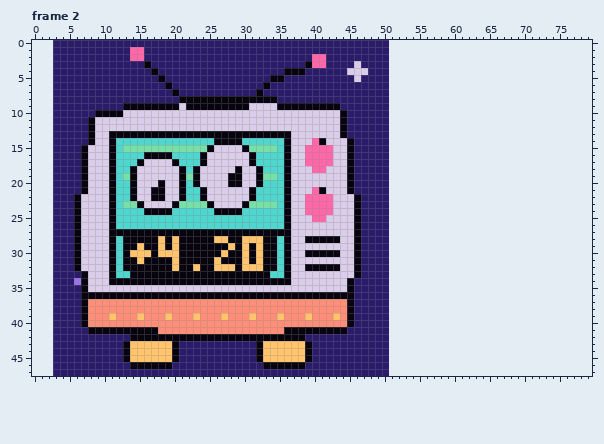
A pixel-art file gets an edit: art/office/faces/riffbot.aseprite. Above: the version before the commit.
48x48 pixels, 10 frames. Shown: frame 2. The old version is drawn lined up with the new one, on the new canvas. The commit also changed other frames, which this record leaves out.
New version:
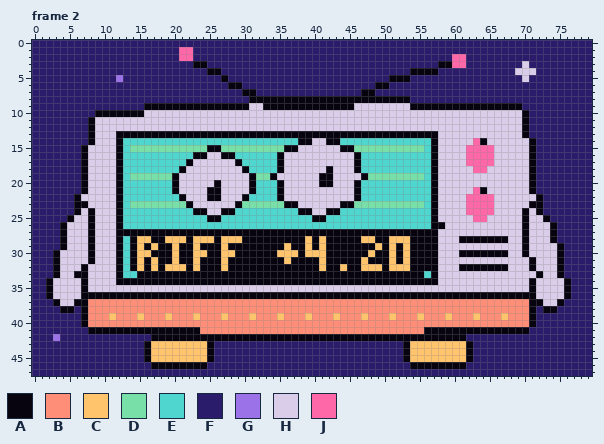
Palette (. is transparent): A #07040f  B #ff8e78  C #ffc46c  D #79dfa8  E #4fd6cf  F #2a1b6b  G #9b72e8  H #d9cde9  J #ff68a8
Diff:
canvas 48x48 -> 80x48, the old top-left corner now at 3,0
Changed rows in their new state; - is an unchanged pixel.
Frame 2:
first column x 0:
 0 FFF------------------------------------------------FFFFFFFFFFFFFFFFFFFFFFFFFFFFF
 1 FFF-----------FF-----JJ----------------------------FFFFFFFFFFFFFFFFFFFFFFFFFFFFF
 2 FFF-----------FF-----JJ-----------------FF---------FFFFFFFFFJJFFFFFFFFFFFFFFFFFF
 3 FFF-------------F------AA--------------FFF----F----FFFFFFFAAJJFFFFFFFFHFFFFFFFFF
 4 FFF--------------F-------AA---------FFF------FFF---FFFAAAAFFFFFFFFFFFHHHFFFFFFFF
 5 FFF---------G-----F--------A------FF----------F----AAAFFFFFFFFFFFFFFFFHFFFFFFFFF
 6 FFF----------------F--------AA---F---------------AAFFFFFFFFFFFFFFFFFFFFFFFFFFFFF
 7 FFF-----------------F---------AAF--------------AA--FFFFFFFFFFFFFFFFFFFFFFFFFFFFF
 8 FFF------------------FFFFFFFFFF----AAAAAAAAAAAAAAAAAAAFFFFFFFFFFFFFFFFFFFFFFFFFF
 9 FFF----------FFF-----A-----------AA---------AAHHHHHHHHAAAAAAAAAAAAAAAAFFFFFFFFFF
10 FFF----------AAA----------------------------HHHHHHHHHHHHHHHHHHHHHHHHHHAFFFFFFFFF
11 FFF-----------------------------------------HHHHHHHHHHHHHHHHHHHHHHHHHHAFFFFFFFFF
12 FFF-----------------------------------------HHHHHHHHHHHHHHHHHHHHHHHHHHAFFFFFFFFF
13 FFF--------H-------------------------AAAAAAA-AAAAAAAAAAAAAHHHHHHHHHHHHAFFFFFFFFF
14 FFF--------HA-------------EEEE------EEAAHHAAEEEEEEEEEEEEEAHHHHHJAHHHHHHAFFFFFFFF
15 FFF--------HAE------------ADDDD----D-A-HHHH-A-DDDDDDDDDDEAHHHHJJJJHHHHHAFFFFFFFF
16 FFF--------HA---EEEE---A---AAEEE---AH--HHHH--HAEEEEEEEEEEAHHHHJJJJHHHHHAFFFFFFFF
17 FFF--------HA--EEEEEE-AHH----AEE---AH--HHHH--HAEEEEEEEEEEAHHHHJJJJHHHHHAFFFFFFFF
18 FFF--------HA-EEEEEEE-HH-----HAEE--AH---HHA--HAEEEEEEEEEEAHHHHHJJHHHHHHAFFFFFFFF
19 FFF--------HAEDDDDDDAHHH----HH-AD-AHH----AA--HHADDDDDDDDEAHHHHHHHHHHHHHAFFFFFFFF
20 FFF--------HA-EEEEEEAHHH--A-HH-AE--AH----AA--HAEEEEEEEEEEAHHHHHHHHHHHHHAFFFFFFFF
21 FFF--------HA-EEEEEEAHHHHAA--------AH---HH---HAEEEEEEEEEEAHHHHHJAHHHHHHAFFFFFFFF
22 FFF--------HA-EEEEEEE-HHHAA---AE---AH--HHHH----EEEEEEEEEEAHHHHJJJJHHHHHHAFFFFFFF
23 FFF----A---HAE-DDDDDD-AHHH---AD----D-A-HHHH-AADDDDDDDDDDEAHHHHJJJJHHHHHAAFFFFFFF
24 FFF-----A--HA---EEEE---AAHH--E------EEAAHHAAEEEEEEEEEEEEEAHHHHJJJJHHHHAHAFFFFFFF
25 FFF--AH-A--HA------------AA---------EEEEAAEEEEEEEEEEEEEEEAHHHHHJJHHHHHAHHAFFFFFF
26 FFF-AHH-A--HA-----------------------EEEEEEEEEEEEEEEEEEEEEAAHHHHHHHHHHHAHHHAFFFFF
27 FFF-AHH-A--H-------------------------AAAAAAAAA-AAAAAAAAAAAHHHHHHHHHHHHAHHHAFFFFF
28 FFF-AHH-A--HAE-CC-AC-C-CCCA-CCAAA--A-AAC-C--AA-CCAACCCAAAAHHHAAAAAAAHHAHHHAFFFFF
29 FFF-AHH-A--HAE---CA----C---CA-A-A--ACAACACAAAA-AACACACAAAAHHHHHHHHHHHHAHHHHAFFFF
30 FFFAHHH-A--HAEA---AA---CC---C-A-A--CCCACCC--AA-ACAACACAAAAHHHAAAAAAAHHAHHHHAFFFF
31 FFFAHHH-A--HAE---C-----C--AC--A-A--ACAAAACAAAA-CAAACACAAAAHHHHHHHHHHHHHAHHHAFFFF
32 FFFAHHHA---HAE-C-C-C-C----A-A-AAA--A-AA--C--CA-CCCACCCAAAAHHHAAAAAAAHHHAHHHAFFFF
33 FFFAHHA----HA-E-------------------AA-AAAAAAAAA-AAAAAAAAAEAHHHHHHHHHHHHHHAHHAFFFF
34 FFAHHHH----H-------------------------AAAAAAAA-AAAAAAAAAAAAHHHHHHHHHHHHHAHHHHAFFF
35 FFAHHHH--------------------------------------HHHHHHHHHHHHHHHHHHHHHHHHHHAHHHHAFFF
36 FFAHHHH---------------------------------------AAAAAAAAAAAAAAAAAAAAAAAAAAHHHHAFFF
37 FFFAHHA--------------------------------------BBBBBBBBBBBBBBBBBBBBBBBBBBAAHHAFFFF
38 FFF-AA---------------------------------------BBBBBBBBBBBBBBBBBBBBBBBBBBAFAAFFFFF
39 FFF------------------------------------------BBCBBBCBBBCBBBCBBBCBBBCBBBAFFFFFFFF
40 FFF------------------------------------------BBBBBBBBBBBBBBBBBBBBBBBBBBAFFFFFFFF
41 FFF---------------AAAAAA------------BBBBBBBBBBBBBBBBBBBBAAAAAAAAAAAAAAAFFFFFFFFF
42 FFFG----------FFF----------------------AAAAAAAAAAAAAAAAAAAAAAAFFFFFFFFFFFFFFFFFF
43 FFF----------FFFA---CCCCCA------FFFFFFFF-----------FFACCCCCCCCAFFFFFFFFFFFFFFFFF
44 FFF----------FFFA---CCCCCA------FFFFFFFF-----------FFACCCCCCCCAFFFFFFFFFFFFFFFFF
45 FFF----------FFFA---CCCCCA------FFFFFFFF-----------FFACCCCCCCCAFFFFFFFFFFFFFFFFF
46 FFF-----------FFF---AAAAA--------FFFFFF------------FFFAAAAAAAAFFFFFFFFFFFFFFFFFF
47 FFF------------------------------------------------FFFFFFFFFFFFFFFFFFFFFFFFFFFFF
Pixel boxes of the changes (left, top, right, bottom) in both pictures:
changed: (32, 40, 592, 376)
